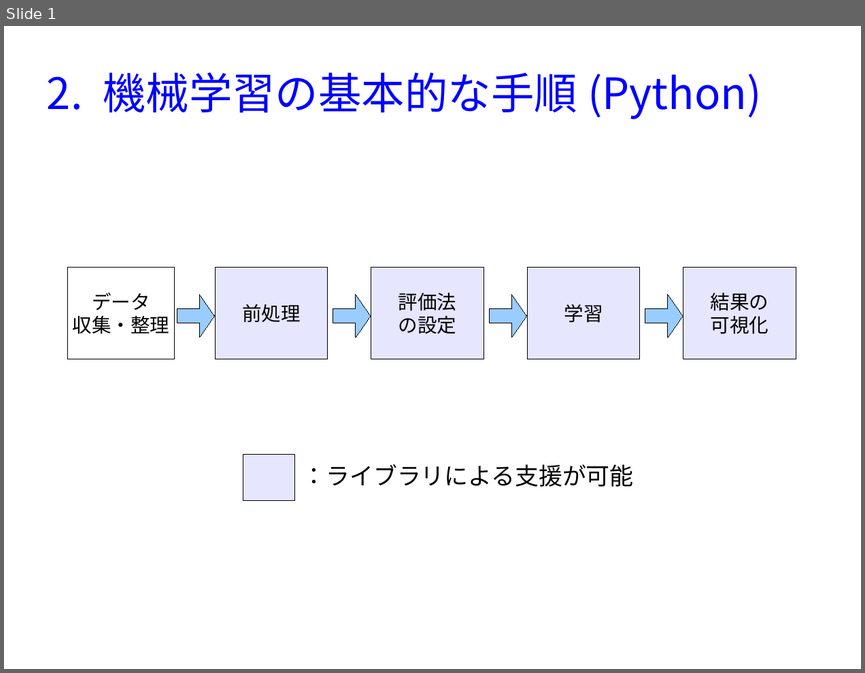
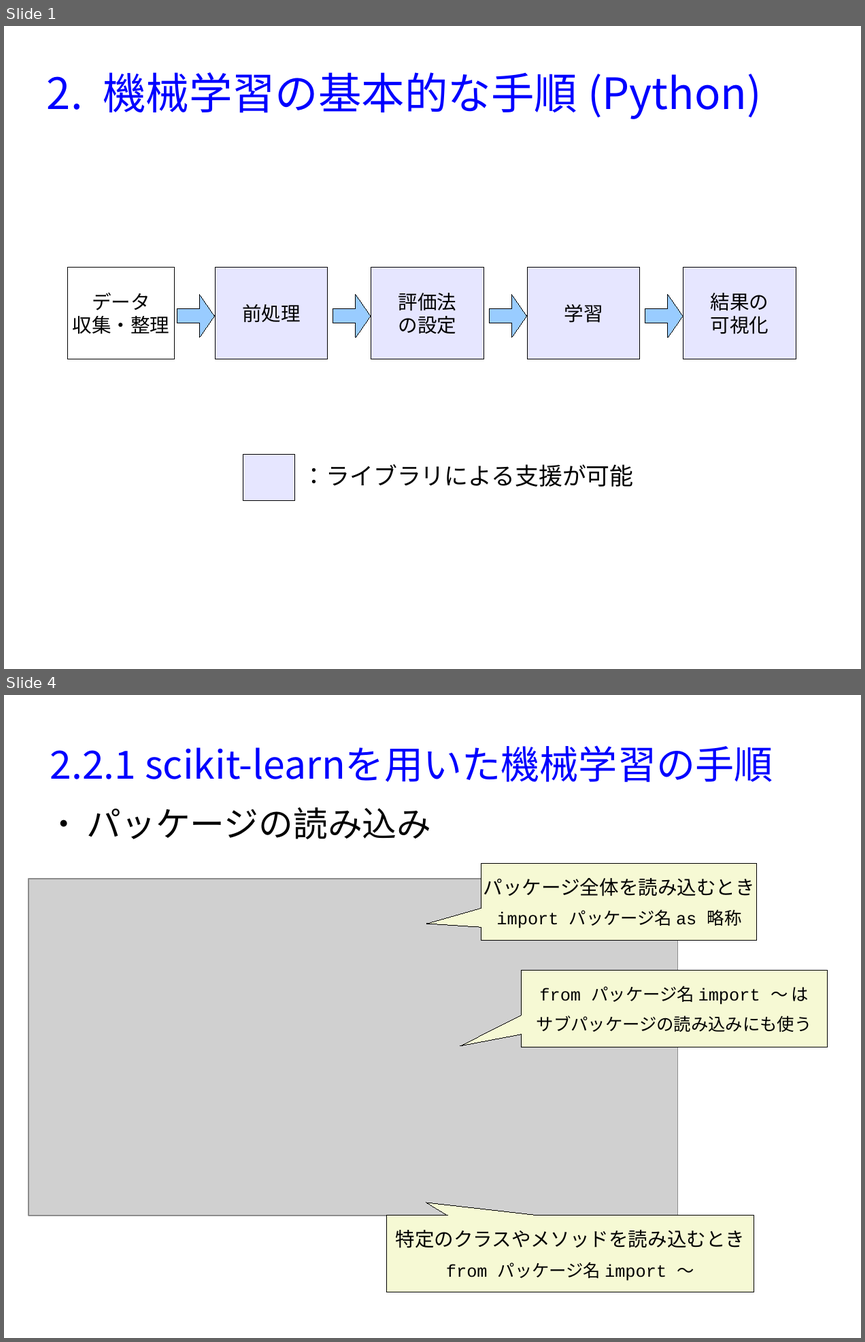
Before and after one commit to MasahiroAraki/MLCourse, a slide deck: slide/chap02-python.odp. Shown one above the other, each under a label of ours: slide 1 before the commit, slides 1 and 4 after it; the slides between them are not shown. The pictures are 865x673 and 865x1342 pixels, drawn with LibreOffice and Linux fonts; fonts in the diff are those of the drawing; grey boxes stand for pictures. Boxes give left, top, right and bottom in pixels: in the first picture for what was removed or moved away, otherwise in the second. Text is boxed around its words. In the diff, an @@ line names an element or a change of style, - is before the commit and + after.

```diff
--- a/slide/chap02-python.odp
+++ b/slide/chap02-python.odp
@@ slide 4 added at (4, 695, 861, 1338), background #FFFFFF @@
@@ title added at (50, 745, 772, 782), 36 pt, text #0000FF @@
+2.2.1 scikit-learnを用いた機械学習の手順
@@ text added at (86, 807, 431, 839), 32 pt, text #000000 @@
+● パッケージの読み込み
@@ speech box added at (481, 864, 757, 940), fill #F6F9D4, outline #000000 0 pt, 16 pt, text #000000 @@
+パッケージ全体を読み込むとき
+import パッケージ名 as 略称
@@ picture added at (29, 879, 678, 1215) @@
@@ speech box added at (521, 970, 827, 1047), fill #F6F9D4, outline #000000 0 pt, 16 pt, text #000000 @@
+from パッケージ名 import ～ は
+サブパッケージの読み込みにも使う
@@ speech box added at (387, 1215, 753, 1291), fill #F6F9D4, outline #000000 0 pt, 18 pt, text #000000 @@
+特定のクラスやメソッドを読み込むとき
+from パッケージ名 import ～
```
Also in this commit, not shown: 9 slides changed, 10 other slides added, 1 other file.
